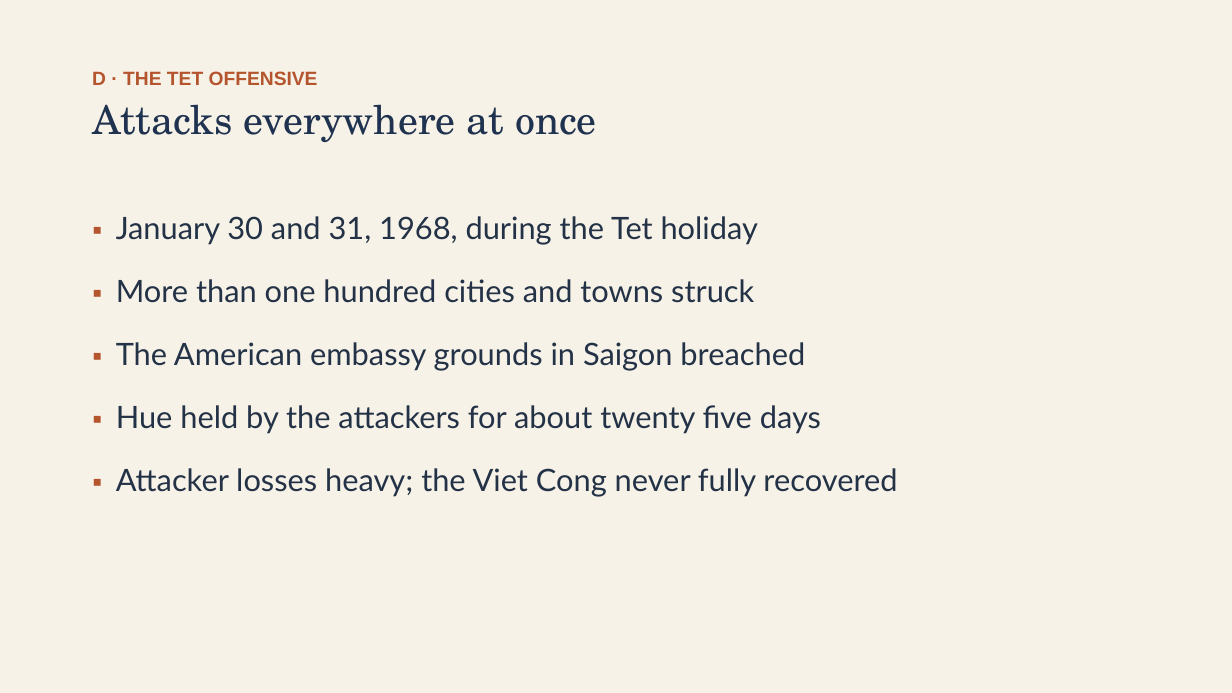
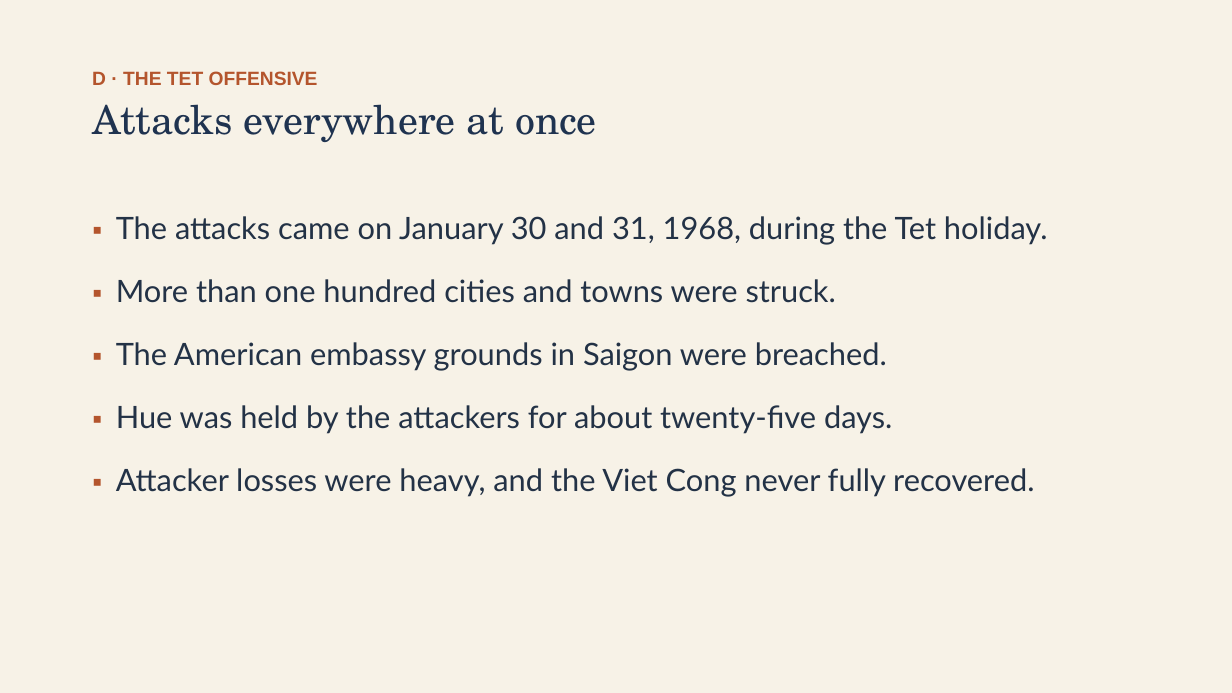
Before and after one commit to ab17gthb/humanities-curriculum-group, a slide deck: slide 14 of cold-war/lesson-06/lesson-06-slides.pptx. Drawn at 1232x693 pixels with LibreOffice and Linux fonts; fonts in the diff are those of the drawing. Boxes give left, top, right and bottom in pixels: in the first picture for what was removed or moved away, otherwise in the second. Text is boxed around its words. In the diff, an @@ line names an element or a change of style, - is before the commit and + after.

```diff
--- a/cold-war/lesson-06/lesson-06-slides.pptx
+++ b/cold-war/lesson-06/lesson-06-slides.pptx
@@ text at (116,216,1048,497): text changed @@
-▪ January 30 and 31, 1968, during the Tet holiday
-▪ More than one hundred cities and towns struck
-▪ The American embassy grounds in Saigon breached
-▪ Hue held by the attackers for about twenty five days
-▪ Attacker losses heavy; the Viet Cong never fully recovered
+▪ The attacks came on January 30 and 31, 1968, during the Tet holiday.
+▪ More than one hundred cities and towns were struck.
+▪ The American embassy grounds in Saigon were breached.
+▪ Hue was held by the attackers for about twenty-five days.
+▪ Attacker losses were heavy, and the Viet Cong never fully recovered.
```
Also in this commit, not shown: 12 other slides changed, 6 other files.
